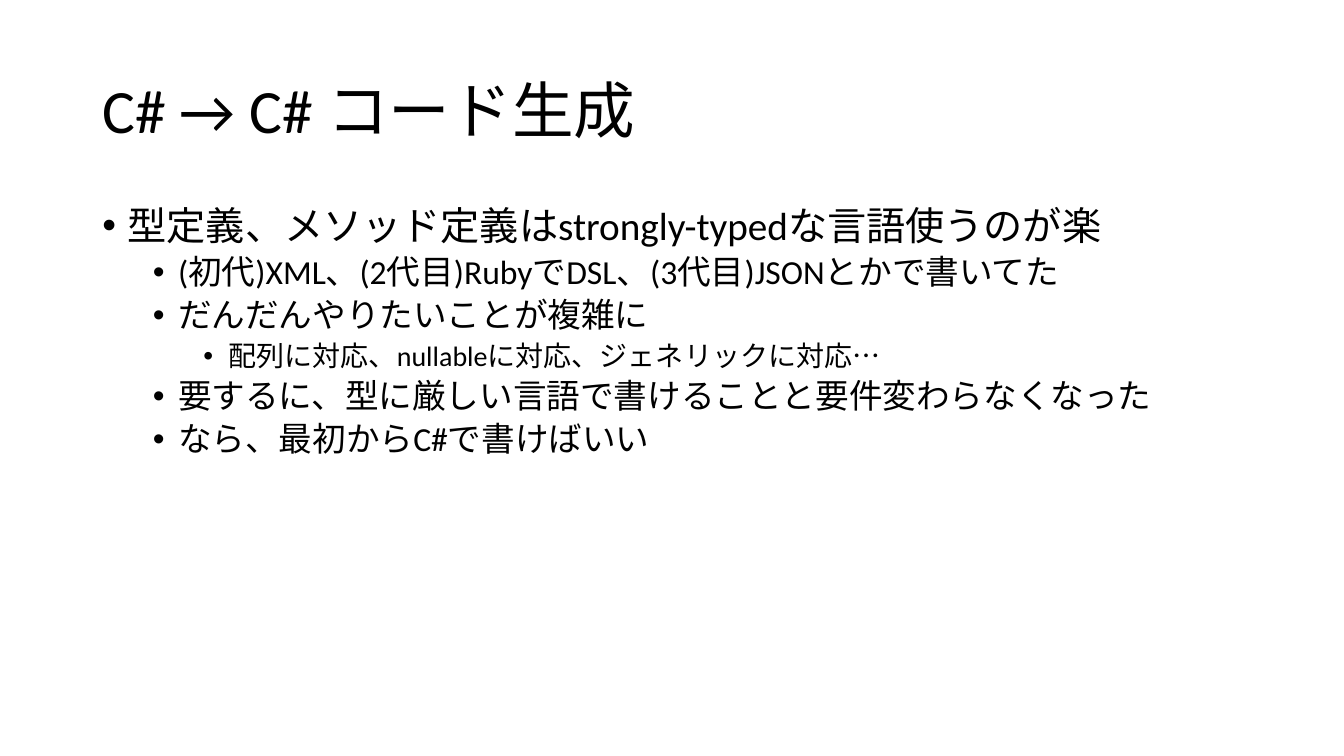
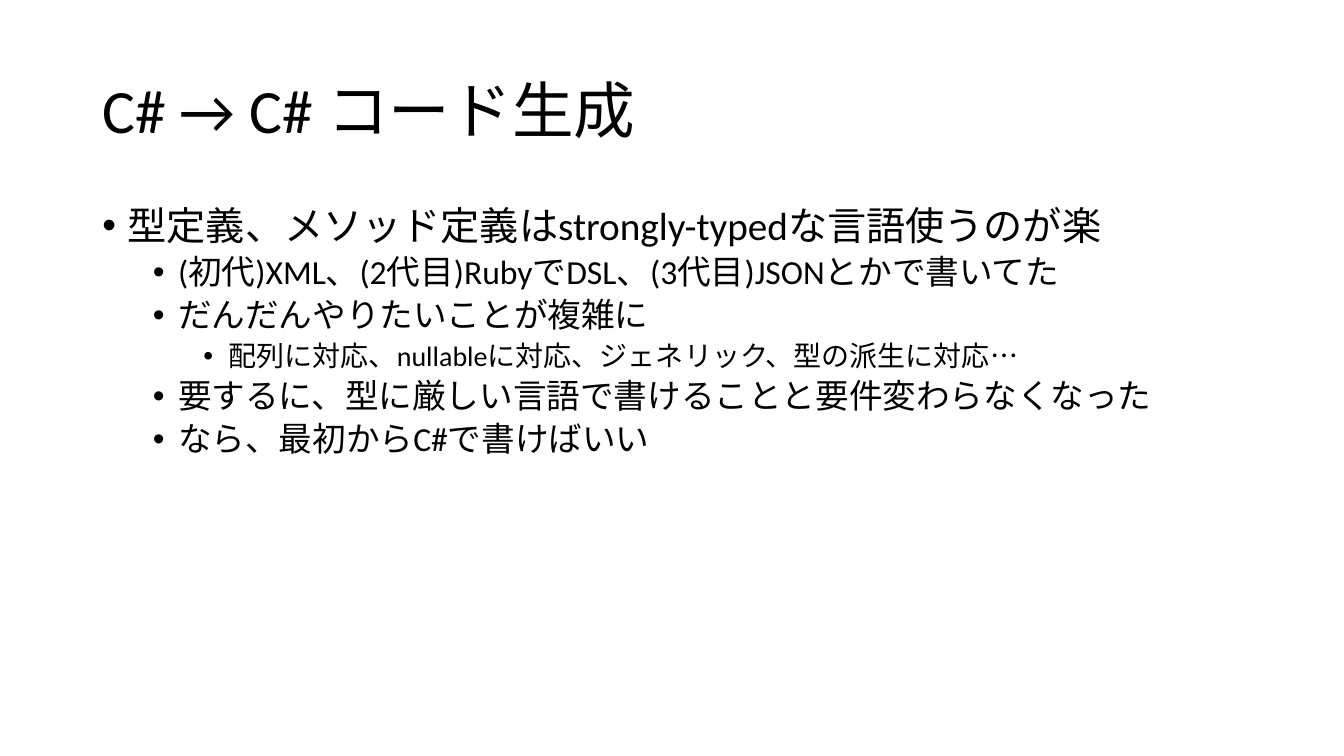
Before and after one commit to ppcuni/UnityCsharp20150321, a slide deck: slide 44 of doc/自社フレームワーク.pptx (slide 42 before the commit). Drawn at 1344x756 pixels with LibreOffice and Linux fonts; fonts in the diff are those of the drawing. Boxes give left, top, right and bottom in pixels: in the first picture for what was removed or moved away, otherwise in the second. Text is boxed around its words. In the diff, an @@ line names an element or a change of style, - is before the commit and + after.

```diff
--- a/doc/自社フレームワーク.pptx
+++ b/doc/自社フレームワーク.pptx
@@ text at <box>228,342,1018,369</box>: text changed @@
-    • 配列に対応、nullableに対応、ジェネリックに対応…
+    • 配列に対応、nullableに対応、ジェネリック、型の派生に対応…
```
Also in this commit, not shown: 9 other slides changed, 2 slides added.
